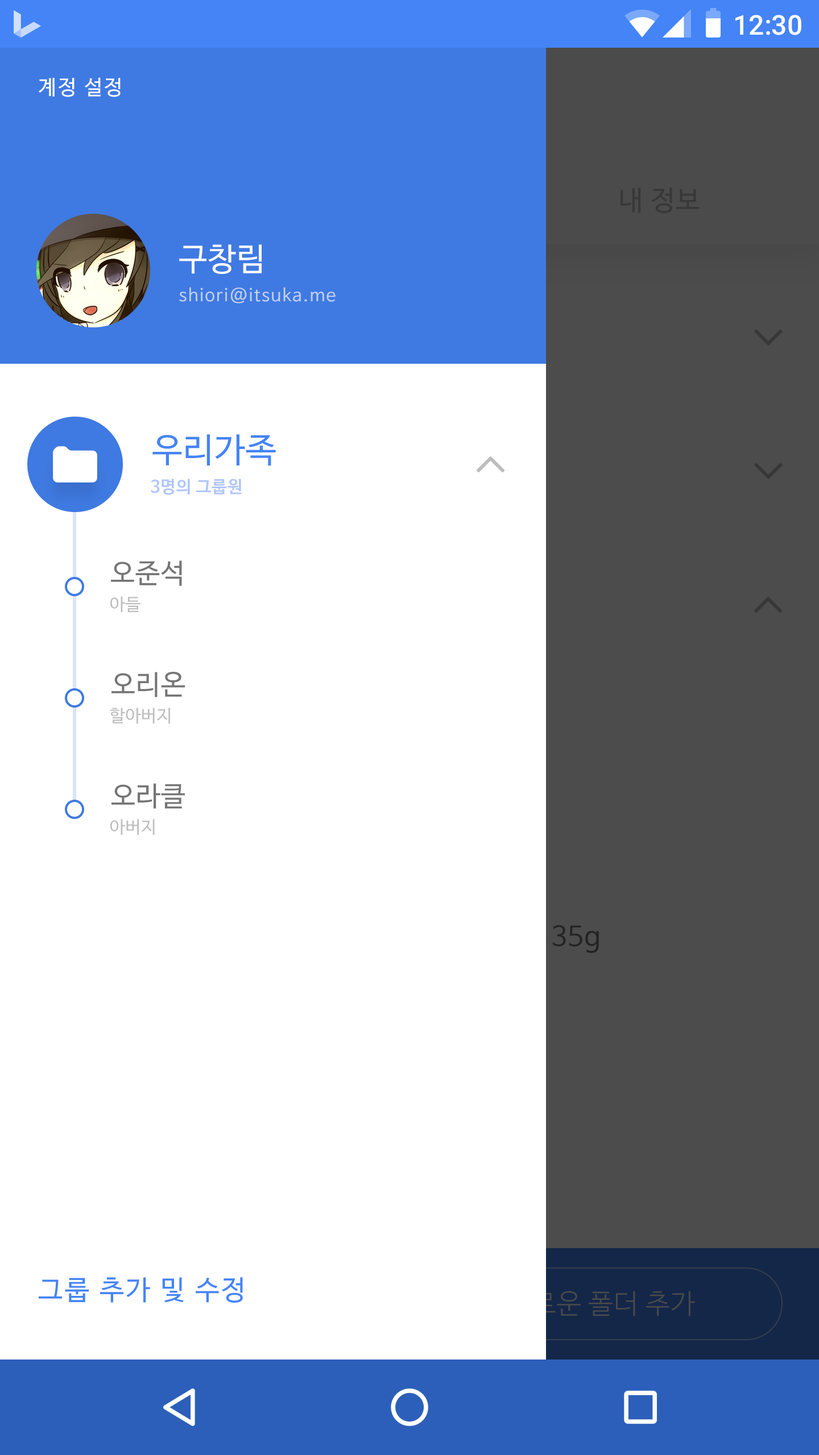
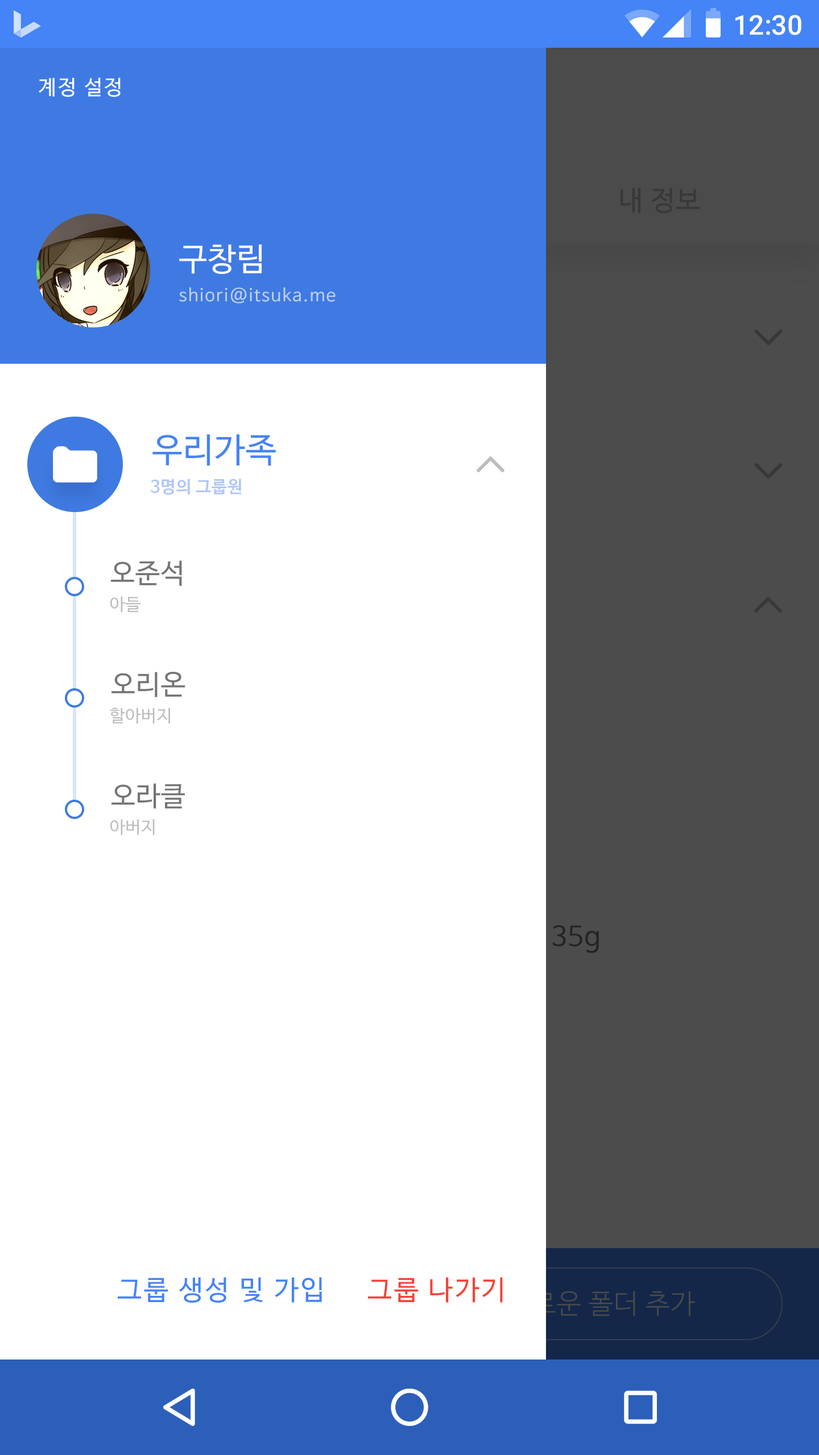
Revision of a layered 819x1455 image; what changed, layer by layer:
renamed "그룹 추가 및 수정" to "그룹 생성 및 가입 그룹 나가기", painted on it over [38, 1277, 503, 1303]
